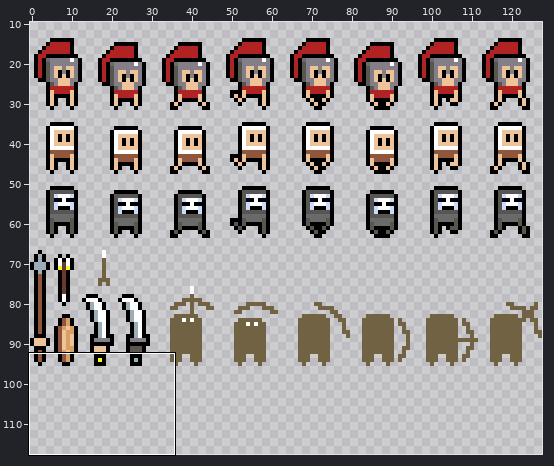
One commit to this pixel-art file: Asset_Sources/sprites.aseprite. The picture above shows the old version from afar; the outline marks the close-up.
Close-up. Before the commit:
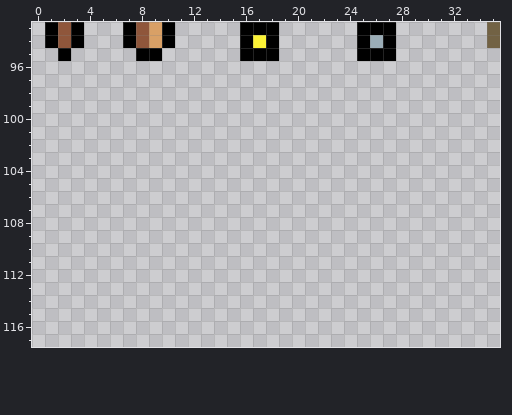
128x128 pixels, 1 frame. Shown: x 0..35, y 93..117. The wide view leaves out empty margins.
After:
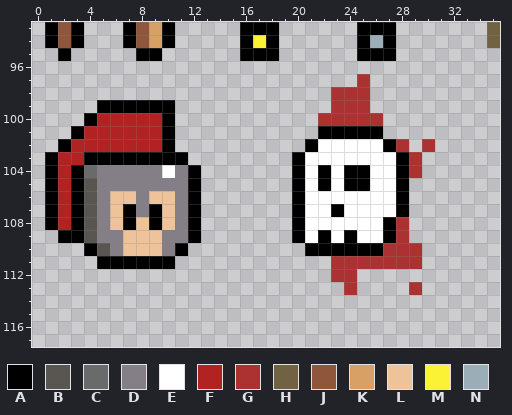
Palette (. is transparent): A #000000  B #595652  C #696a6a  D #847e87  E #ffffff  F #b12222  G #ac3232  H #726244  J #8f563b  K #d9a066  L #eec39a  M #fbf236  N #9badb7
Difference:
layer "Heads" added
Layer "Heads":
y 97: x 25 . -> G
y 98: x 23..25 ... -> GGG
y 99: x 5..10 ...... -> AAAAAA; x 23..25 ... -> GGG
y 100: x 4..10 ....... -> AFFFFFA; x 22..26 ..... -> GGGGG
y 101: x 3..10 ........ -> AFFFFFFA; x 22..26 ..... -> AAAAA
y 102: x 2..10 ......... -> AFFFFFFFA; x 21..28 ........ -> AEEEEEAG; x 30 . -> G
y 103: x 1..11 ........... -> AFFAAAAAAAA; x 20..29 .......... -> AEEEEEEEAG
y 104: x 1..12 ............ -> AFACDDDDDEDA; x 20..29 .......... -> AEAEAAEEAG
y 105: x 1..12 ............ -> AFABDDDDDDDA; x 20..28 ......... -> AEAEAAEEA
y 106: x 1..12 ............ -> AFABDLLDLLDA; x 20..28 ......... -> AEEEEEEEA
y 107: x 1..12 ............ -> AFABDLADALDA; x 20..28 ......... -> AEEAEEEEA
y 108: x 1..12 ............ -> AFABDLALALDA; x 20..28 ......... -> AEEEEEEAG
y 109: x 2..12 ........... -> AABDDLLLDDA; x 20..28 ......... -> AEAEAEEAG
y 110: x 4..11 ........ -> ABDLLLDA; x 21..29 ......... -> AAAAAAGGG
y 111: x 5..10 ...... -> AAAAAA; x 23..29 ....... -> GGGGGGG
y 112: x 23..24 .. -> GG
y 113: x 24 . -> G; x 29 . -> G
Pixel boxes of the changes (left, top, right, bottom) in both close-ups:
added: (292, 74, 435, 295)
added: (45, 100, 201, 269)
